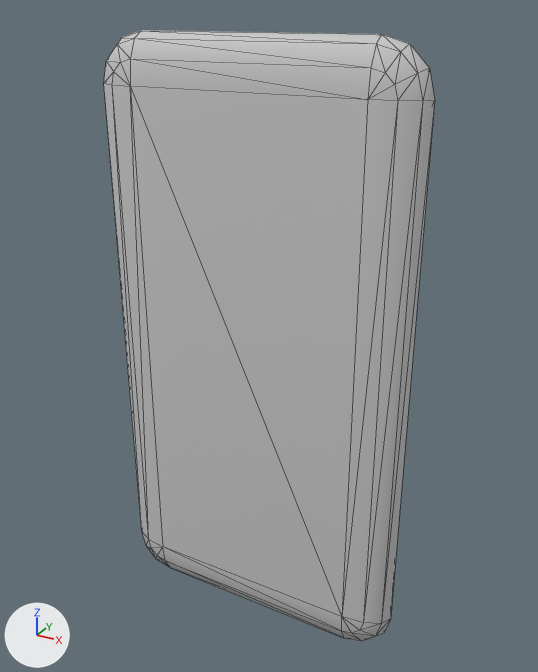
Before and after pictures for a commit that changed the FBX model WBCUnity/Assets/Aero/models/mk18Parachute.fbx.
The view is the same before and after, from a 50 mm lens placed at (0.183, -0.338, 0.188), pointed at (-0.003, 0.001, 0.018). Every picture has the same lights, and +X, +Y and +Z are marked at lower left. The older version comes first. Mesh edges are drawn as thin lines. Where no turn or scale is listed for an object, it has been applied to the vertices.

The first picture shows 'base'.
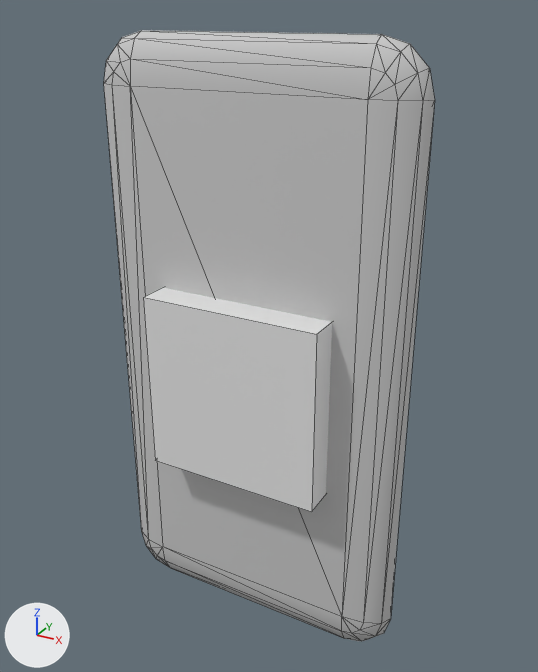
What differs and where, as boxes [x1, y1, x2, y2] in the pictures (538 x 672 px):
```json
{"object": "LiftingSurface", "change": "added", "after": [143, 288, 332, 512]}
```

Edits to the scene script, one JSON object a line:
```json
{"op": "add", "block": "me_mesh_007", "code": ["me_mesh_007 = bpy.data.meshes.new('Mesh.007')", "me_mesh_007.from_pydata(...)  # a box spanning x -0.05..0.05, y -0.05..0.05, z -0.05..0.05"]}
{"op": "add", "block": "ob_liftingsurface", "code": ["ob_liftingsurface = bpy.data.objects.new('LiftingSurface', me_mesh_007)", "ob_liftingsurface.location = (0.0, 0.0, 0.0)"]}
```
